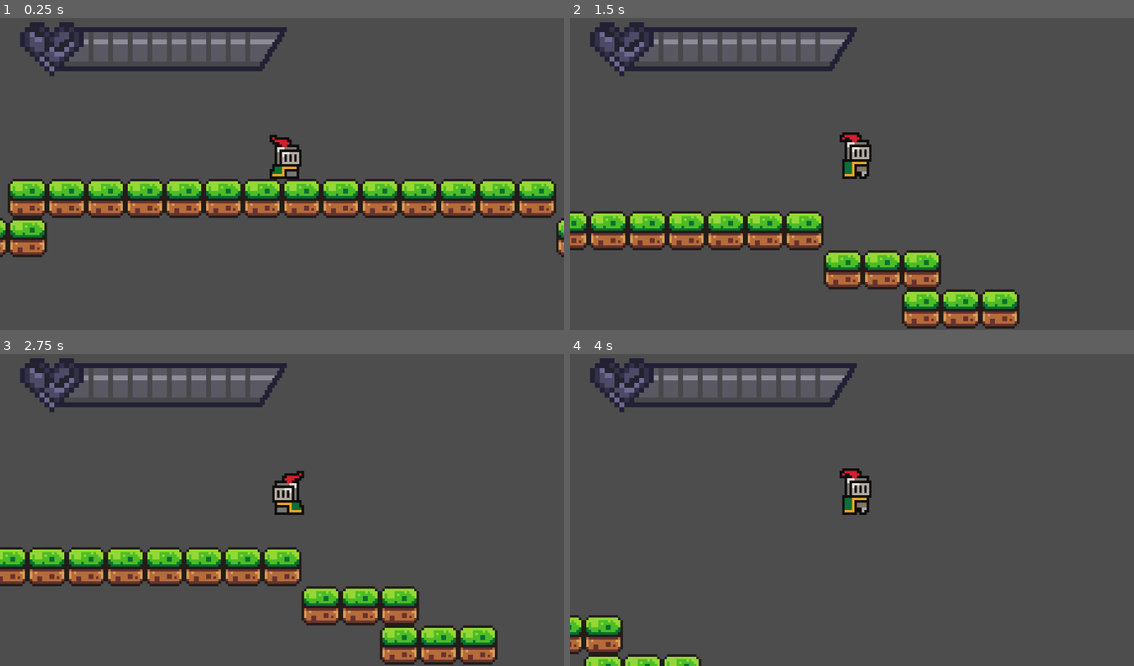
Above: before the commit, frames 1-4 (two rows, left to right).
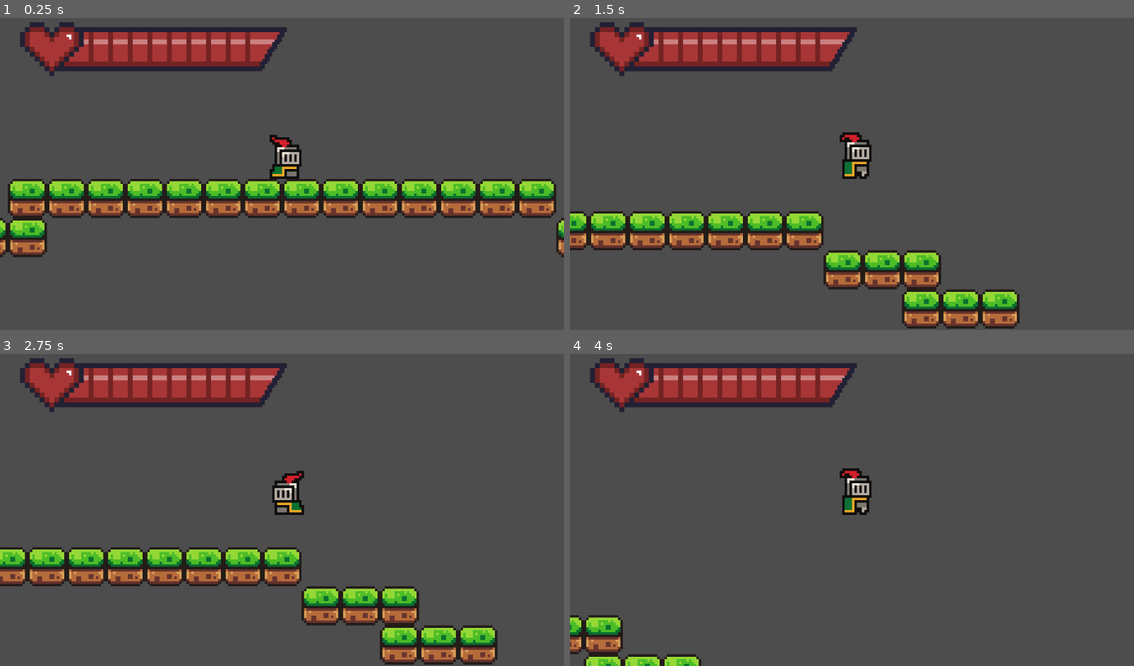
Above: after the commit, the same moments.

Repository: stackhacksbu/StackhacksGameDevRepo
Game: Godot game, scene res://scenes/Game.tscn
Same seed, same stepped clock (60 frames per second), same inputs: the game is played once before the commit and once after it.
Inputs (mouse positions are in pixels of both pictures, inside the frame that each line leads up to):
- Up to frame 1 (0.25 s): no input
- Up to frame 2 (1.5 s): move the mouse to (976, 155) at 0.52 s; hold D (move_right) from 0.53 s (still down); tap Q (dash) at 0.6 s; tap W (jump) at 0.77 s; move the mouse to (739, 186) at 1.27 s; tap F (suspension) at 1.35 s
- Up to frame 3 (2.75 s): tap W (jump) at 1.52 s; move the mouse to (338, 438) at 2.02 s; release D (move_right) at 2.03 s; hold A (move_left) from 2.03 s (still down); tap Q (dash) at 2.1 s
- Up to frame 4 (4 s): move the mouse to (823, 572) at 2.77 s; release A (move_left) at 2.78 s; hold D (move_right) from 2.78 s (still down); tap F (suspension) at 2.85 s; tap W (jump) at 3.02, 3.77 s; move the mouse to (1021, 553) at 3.52 s; tap Q (dash) at 3.6 s

The runs differ from the first frame. In frame 1, 4.6% of the frame differs, in the area x 4-50%, y 2-18%; in frame 2, 4.6%; in frame 3, 4.6%; in frame 4, 4.6%.

Commit message:
added minus health, still dont know how to test T_T

Diff:
--- a/scenes/texture_progress_bar.gd
+++ b/scenes/texture_progress_bar.gd
@@ -1,18 +1,18 @@
 extends TextureProgressBar
-@onready var player:  Player = $".."
+@onready var player: Player = $".."
 
 var textures = [
-	load("res://assets/health bars/health_100.png"),
+	load("res://assets/health bars/health_0.png"),
+	load("res://assets/health bars/health_10.png"),
+	load("res://assets/health bars/health_20.png"),
+	load("res://assets/health bars/health_30.png"),
+	load("res://assets/health bars/health_40.png"),
+	load("res://assets/health bars/health_50.png"),
+	load("res://assets/health bars/health_60.png"),
+	load("res://assets/health bars/health_70.png"),
+	load("res://assets/health bars/health_80.png"),
 	load("res://assets/health bars/health_90.png"),
-	load("res://assets/health bars/health_80.png"),
-	load("res://assets/health bars/health_70.png"),
-	load("res://assets/health bars/health_60.png"),
-	load("res://assets/health bars/health_50.png"),
-	load("res://assets/health bars/health_40.png"),
-	load("res://assets/health bars/health_30.png"),
-	load("res://assets/health bars/health_20.png"),
-	load("res://assets/health bars/health_10.png"),
-	load("res://assets/health bars/health_0.png")
+	load("res://assets/health bars/health_100.png")
 ]
 
 # Called when the node enters the scene tree for the first time.
--- a/scripts/player.gd
+++ b/scripts/player.gd
@@ -75,3 +75,9 @@
 	clamp(hp, 0, 100)
 	print("HP: ", hp)
 	health_bar.value = hp
+
+func minus_health(amount):
+	hp -= amount
+	clamp(hp, 0, 100)
+	print("HP: ", hp)
+	health_bar.value = hp
